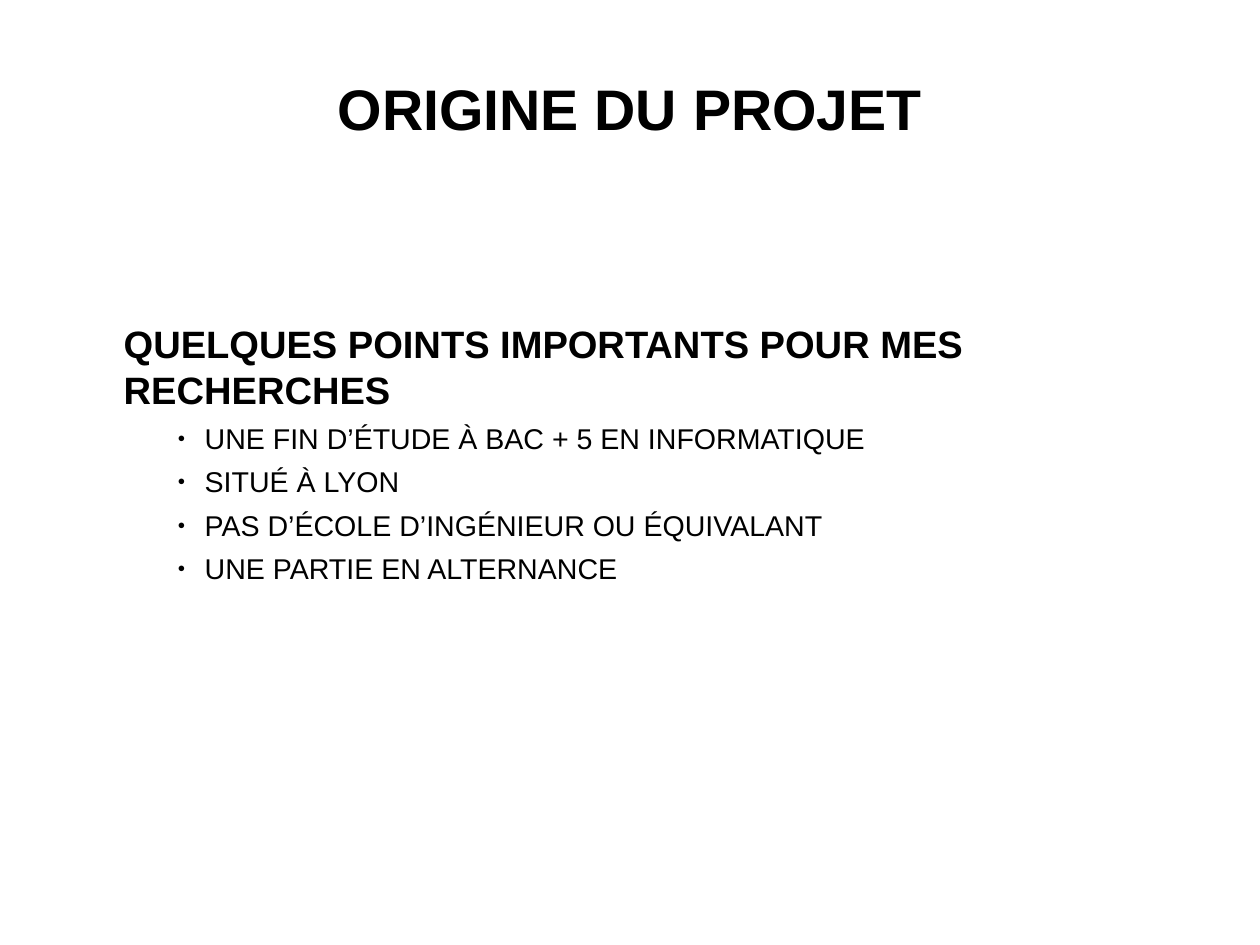
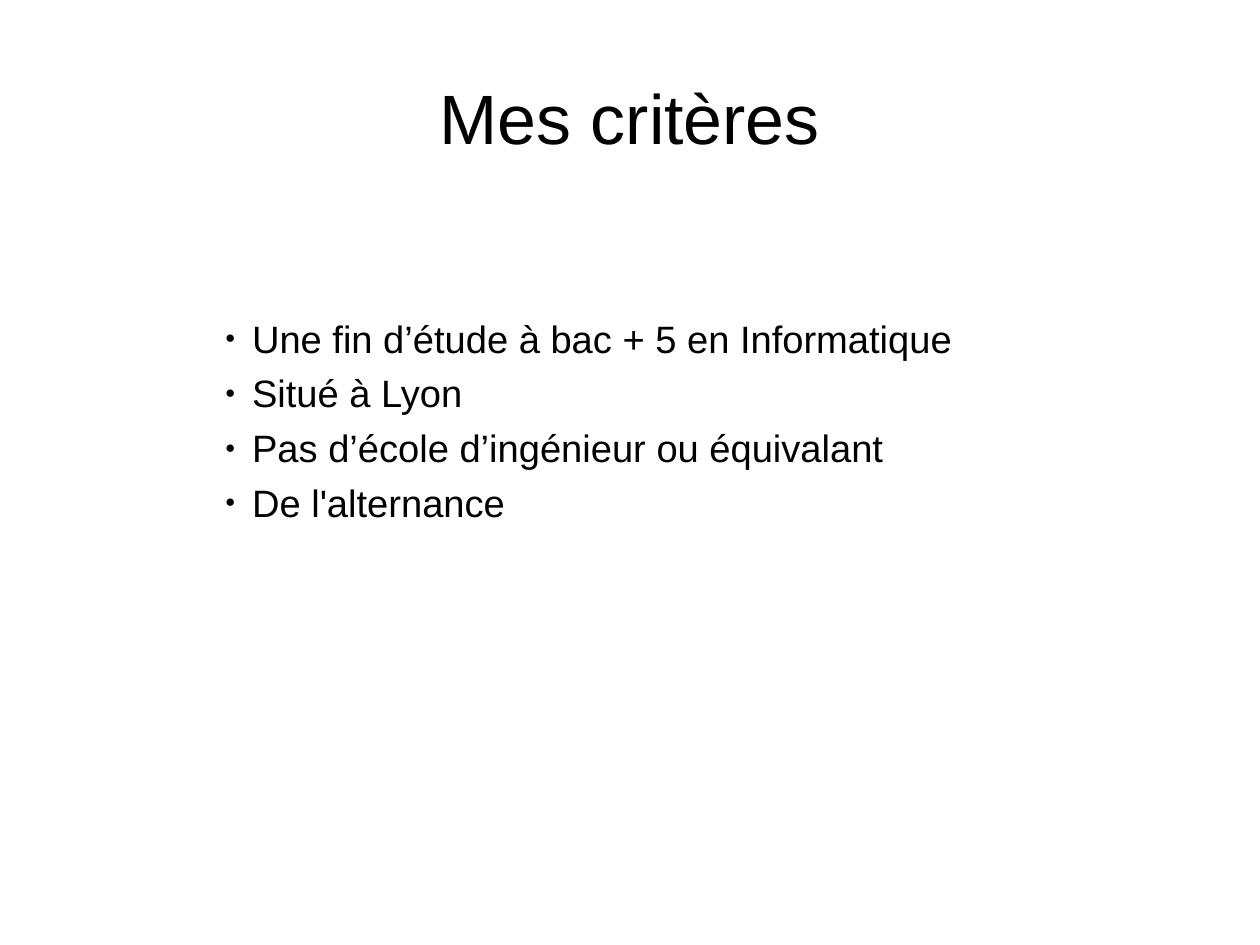
Before and after one commit to hana69200/Cours, a slide deck: slide 4 of S3/Com - PPP/PPP.odp. Drawn at 1260x945 pixels with LibreOffice and Linux fonts; fonts in the diff are those of the drawing. Boxes give left, top, right and bottom in pixels: in the first picture for what was removed or moved away, otherwise in the second. Text is boxed around its words. In the diff, an @@ line names an element or a change of style, - is before the commit and + after.

```diff
--- a/S3/Com - PPP/PPP.odp
+++ b/S3/Com - PPP/PPP.odp
@@ text removed at <box>338,90,921,131</box> @@
-ORIGINE DU PROJET
@@ title added at <box>440,92,820,145</box>, 44 pt, text #000000 @@
+Mes critères
@@ text at <box>252,325,952,518</box>: text changed; size 18 to 24 pt @@
-QUELQUES POINTS IMPORTANTS POUR MES RECHERCHES
-    ● UNE FIN D’ÉTUDE À BAC + 5 EN INFORMATIQUE
-    ● SITUÉ À LYON
-    ● PAS D’ÉCOLE D’INGÉNIEUR OU ÉQUIVALANT
-    ● UNE PARTIE EN ALTERNANCE
+    ● Une fin d’étude à bac + 5 en Informatique
+    ● Situé à Lyon
+    ● Pas d’école d’ingénieur ou équivalant
+    ● De l'alternance
```
Also in this commit, not shown: 2 slides added, 3 other files.
